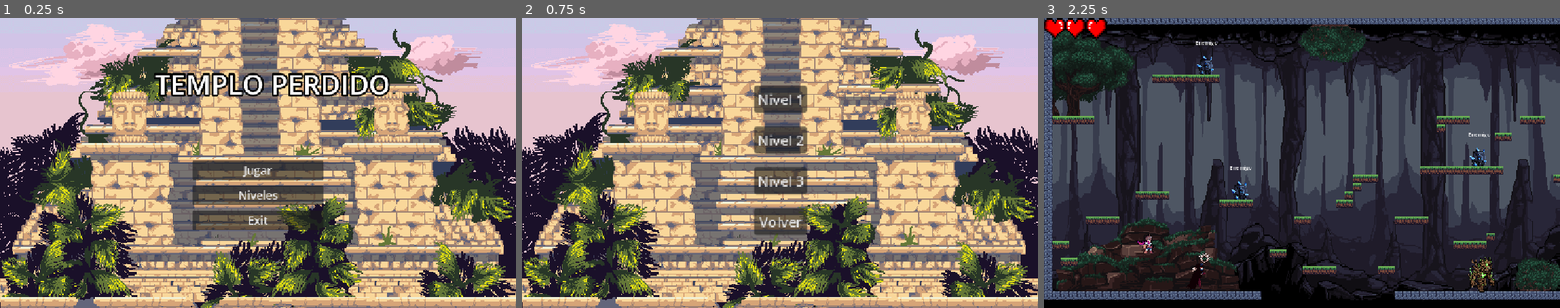
Above: before the commit, frames 1-3 (left to right).
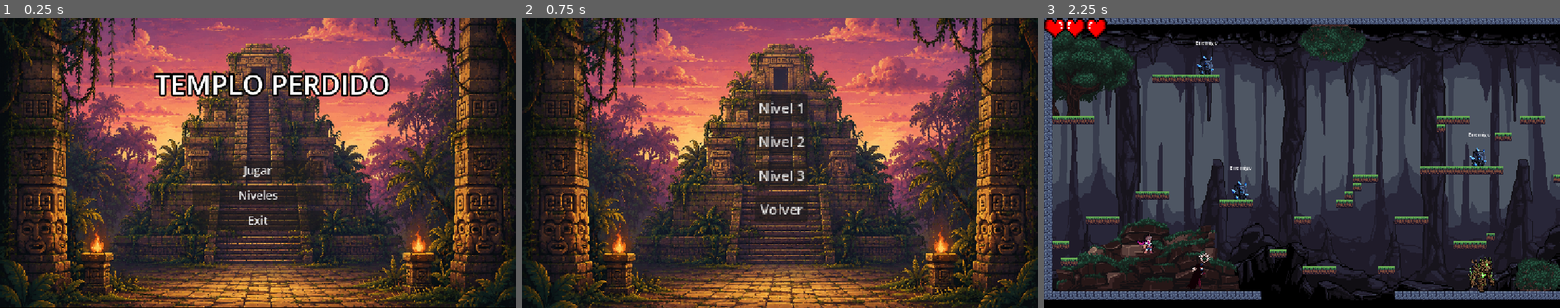
Above: after the commit, the same moments.

Repository: ederAlonso/Proyecto_videojuegos_2026_EderHuillcaSullca
Game: Godot game, scene res://scenes/levels/control.tscn
The game is run twice, just before and just after one commit, with the same random seed, the same clock (stepped at 60 frames per second) and the same inputs.
Inputs:
- Up to frame 1 (0.25 s): no input
- Up to frame 2 (0.75 s): click "Niveles" at 0.5 s
- Up to frame 3 (2.25 s): click "Volver" at 1.25 s; click "Jugar" at 2 s

The runs differ from the first frame. In frame 1, 89% of the frame differs, in the area x 0-100%, y 0-100%; in frame 2, 91%; in frame 3, nothing differs.

Commit message:
implementacion de imagen de escena menu y final

Diff:
--- /dev/null
+++ b/JUEGO-EXPLORADOR.n2/juego_terminado.gd
@@ -0,0 +1,4 @@
+extends Control
+
+func _on_button_pressed():
+	get_tree().change_scene_to_file("res://scenes/levels/control.tscn")
--- a/JUEGO-EXPLORADOR.n2/scenes/levels/control.tscn
+++ b/JUEGO-EXPLORADOR.n2/scenes/levels/control.tscn
@@ -1,7 +1,7 @@
 [gd_scene format=3 uid="uid://dijqkcrsbeh46"]
 
 [ext_resource type="Script" uid="uid://bbtkji2331hji" path="res://scenes/levels/control.gd" id="1_r1di0"]
-[ext_resource type="Texture2D" uid="uid://cfyaa1417ktnf" path="res://assets/UI/fondo de pantalla/background 1.png" id="1_xg1w7"]
+[ext_resource type="Texture2D" uid="uid://gvy1elc2a38m" path="res://assets/UI/fondo de pantalla/escenaInicial.png" id="2_r1di0"]
 [ext_resource type="AudioStream" uid="uid://w5y072fcpow7" path="res://sounds/arcade.ogg" id="3_r1di0"]
 
 [node name="Control" type="Control" unique_id=1547779932]
@@ -15,13 +15,12 @@
 script = ExtResource("1_r1di0")
 
 [node name="TextureRect" type="TextureRect" parent="." unique_id=2108467338]
-layout_mode = 1
-anchors_preset = 15
-anchor_right = 1.0
-anchor_bottom = 1.0
-grow_horizontal = 2
-grow_vertical = 2
-texture = ExtResource("1_xg1w7")
+layout_mode = 0
+offset_right = 1128.4314
+offset_bottom = 633.3334
+scale = Vector2(1.02, 1.02)
+texture = ExtResource("2_r1di0")
+expand_mode = 1
 stretch_mode = 6
 
 [node name="MarginContainer" type="MarginContainer" parent="." unique_id=1938523068]
--- /dev/null
+++ b/JUEGO-EXPLORADOR.n2/scenes/levels/juego_terminado.tscn
@@ -0,0 +1,61 @@
+[gd_scene format=3 uid="uid://cldfq54nf23we"]
+
+[ext_resource type="Script" uid="uid://bfohvwe0g0f38" path="res://juego_terminado.gd" id="1_jllwb"]
+[ext_resource type="Texture2D" uid="uid://dbcrtjtc4wqip" path="res://assets/UI/fondo de pantalla/fondoFinal.png" id="2_2cyho"]
+
+[node name="juegoTerminado" type="Control" unique_id=364575878]
+layout_mode = 3
+anchors_preset = 15
+anchor_right = 1.0
+anchor_bottom = 1.0
+grow_horizontal = 2
+grow_vertical = 2
+size_flags_vertical = 0
+script = ExtResource("1_jllwb")
+
+[node name="TextureRect" type="TextureRect" parent="." unique_id=24286316]
+layout_mode = 1
+anchors_preset = 15
+anchor_right = 1.0
+anchor_bottom = 1.0
+grow_horizontal = 2
+grow_vertical = 2
+texture = ExtResource("2_2cyho")
+expand_mode = 1
+stretch_mode = 6
+
+[node name="Label" type="Label" parent="." unique_id=1519736486]
+layout_mode = 0
+offset_left = 419.0
+offset_top = 172.0
+offset_right = 776.0
+offset_bottom = 208.0
+theme_override_constants/line_spacing = 2
+theme_override_constants/shadow_offset_x = 2
+theme_override_font_sizes/font_size = 26
+text = "HAS ESCAPADO DEL TEMPLO"
+
+[node name="Label2" type="Label" parent="." unique_id=2098894568]
+layout_mode = 0
+offset_left = 475.0
+offset_top = 261.0
+offset_right = 691.0
+offset_bottom = 292.0
+theme_override_font_sizes/font_size = 22
+text = "GRACIAS POR JUGAR"
+
+[node name="VBoxContainer" type="VBoxContainer" parent="." unique_id=255729898]
+layout_mode = 0
+offset_left = 490.0
+offset_top = 400.0
+offset_right = 657.0
+offset_bottom = 440.0
+alignment = 1
+
+[node name="Button" type="Button" parent="VBoxContainer" unique_id=1041687271]
+layout_mode = 2
+theme_override_font_sizes/font_size = 22
+text = "Volver al menu"
+alignment = 0
+
+[connection signal="pressed" from="VBoxContainer/Button" to="." method="_on_button_pressed"]
--- a/JUEGO-EXPLORADOR.n2/scenes/levels/niveles_control.tscn
+++ b/JUEGO-EXPLORADOR.n2/scenes/levels/niveles_control.tscn
@@ -1,7 +1,7 @@
 [gd_scene format=3 uid="uid://djy6qexnnqyjl"]
 
-[ext_resource type="Texture2D" uid="uid://cfyaa1417ktnf" path="res://assets/UI/fondo de pantalla/background 1.png" id="1_g54pf"]
 [ext_resource type="Script" uid="uid://8hubrnftllcj" path="res://scenes/levels/niveles_control.gd" id="1_pp2bw"]
+[ext_resource type="Texture2D" uid="uid://gvy1elc2a38m" path="res://assets/UI/fondo de pantalla/escenaInicial.png" id="2_eiauy"]
 [ext_resource type="AudioStream" uid="uid://w5y072fcpow7" path="res://sounds/arcade.ogg" id="3_eiauy"]
 
 [node name="NivelesControl" type="Control" unique_id=620298318]
@@ -9,8 +9,6 @@
 anchors_preset = 15
 anchor_right = 1.0
 anchor_bottom = 1.0
-offset_right = -557.0
-offset_bottom = -320.0
 grow_horizontal = 2
 grow_vertical = 2
 script = ExtResource("1_pp2bw")
@@ -20,14 +18,21 @@
 offset_right = 576.0
 offset_bottom = 324.0
 scale = Vector2(2, 2)
-texture = ExtResource("1_g54pf")
+texture = ExtResource("2_eiauy")
+expand_mode = 1
 stretch_mode = 6
 
 [node name="MarginContainer" type="MarginContainer" parent="." unique_id=212754310]
 layout_mode = 1
-anchors_preset = 15
-anchor_right = 1.0
-anchor_bottom = 1.0
+anchors_preset = 8
+anchor_left = 0.5
+anchor_top = 0.5
+anchor_right = 0.5
+anchor_bottom = 0.5
+offset_left = -56.0
+offset_top = -154.0
+offset_right = 5.0
+offset_bottom = -6.0
 grow_horizontal = 2
 grow_vertical = 2
 scale = Vector2(1.94, 1.94)
@@ -35,8 +40,9 @@
 [node name="VBoxContainer" type="VBoxContainer" parent="MarginContainer" unique_id=1963306498]
 layout_mode = 2
 size_flags_horizontal = 4
-size_flags_stretch_ratio = 0.82
-theme_override_constants/separation = 16
+size_flags_vertical = 4
+size_flags_stretch_ratio = 1.02
+theme_override_constants/separation = 8
 alignment = 1
 
 [node name="nivel 1" type="Button" parent="MarginContainer/VBoxContainer" unique_id=1150191382]
--- a/JUEGO-EXPLORADOR.n2/scenes/obj/door.gd
+++ b/JUEGO-EXPLORADOR.n2/scenes/obj/door.gd
@@ -5,5 +5,5 @@
 
 func _on_body_entered(body):
 	if body.name == "Player" and body.has_key:
-		emit_signal("siguiente")
+		get_tree().change_scene_to_file("res://scenes/levels/juego_terminado.tscn")
 		print("Nivel completado")
Binary file added: JUEGO-EXPLORADOR.n2/assets/UI/fondo de pantalla/escenaInicial.png
Not shown, added: JUEGO-EXPLORADOR.n2/assets/UI/fondo de pantalla/escenaInicial.png.import
Binary file added: JUEGO-EXPLORADOR.n2/assets/UI/fondo de pantalla/fondoFinal.png
Not shown, added: JUEGO-EXPLORADOR.n2/assets/UI/fondo de pantalla/fondoFinal.png.import
Not shown, added: JUEGO-EXPLORADOR.n2/juego_terminado.gd.uid
